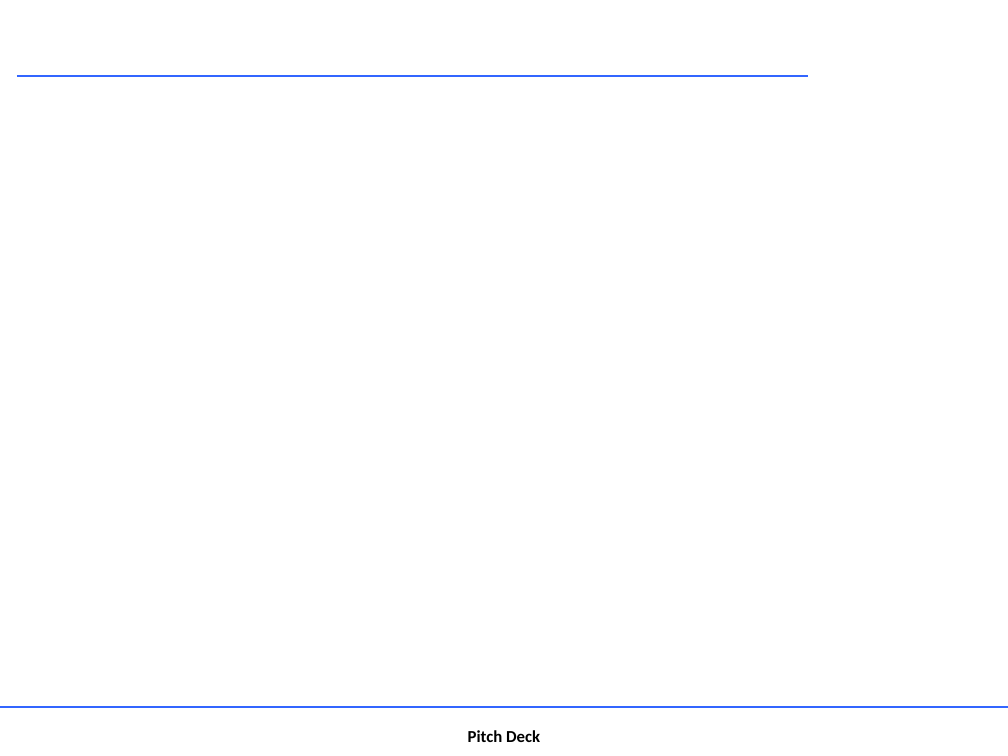
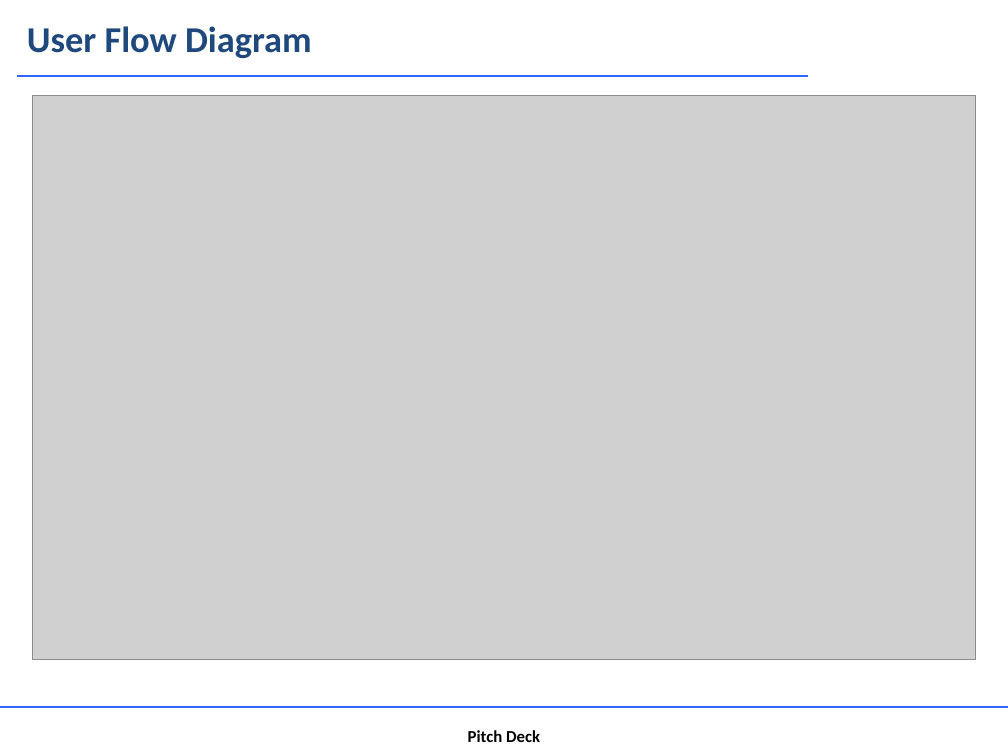
Before and after one commit to leeadrian841/project3, a slide deck: slide 4 of Ease_Pitchdeck.pptx. Drawn at 1008x756 pixels with LibreOffice and Linux fonts; fonts in the diff are those of the drawing; grey boxes stand for pictures; background and template pictures are left out. Boxes give left, top, right and bottom in pixels: in the first picture for what was removed or moved away, otherwise in the second. Text is boxed around its words. In the diff, an @@ line names an element or a change of style, - is before the commit and + after.

Commit message:
some deck changes

```diff
--- a/Ease_Pitchdeck.pptx
+++ b/Ease_Pitchdeck.pptx
@@ text added at (27,26,312,58), 26 pt, text #1F497D, bold @@
+User Flow Diagram
@@ picture added at (32,95,976,659) @@
```
